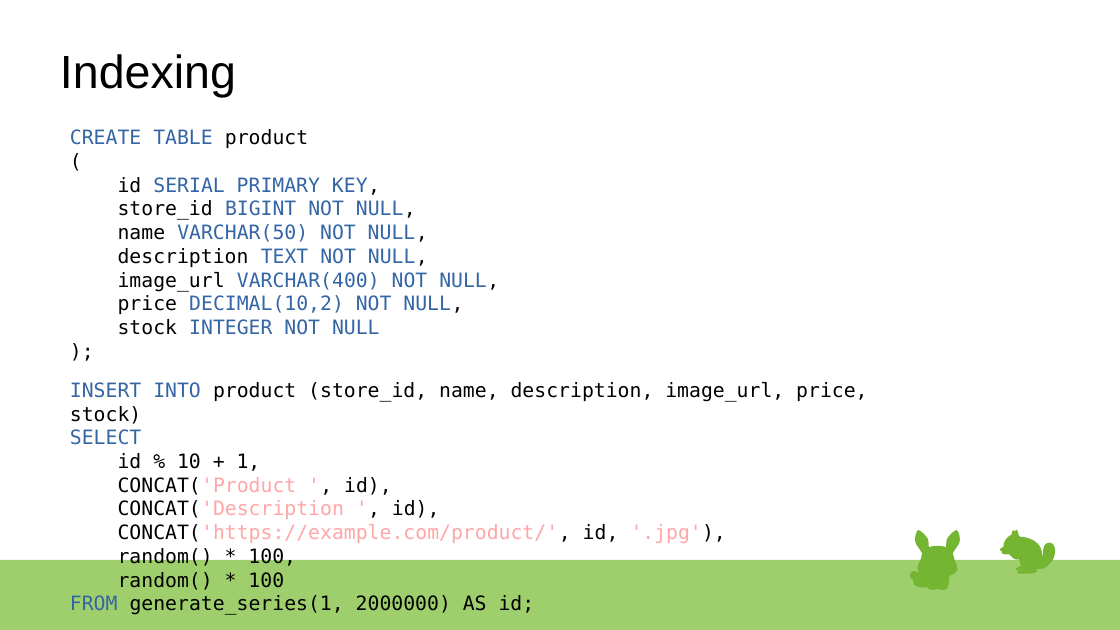
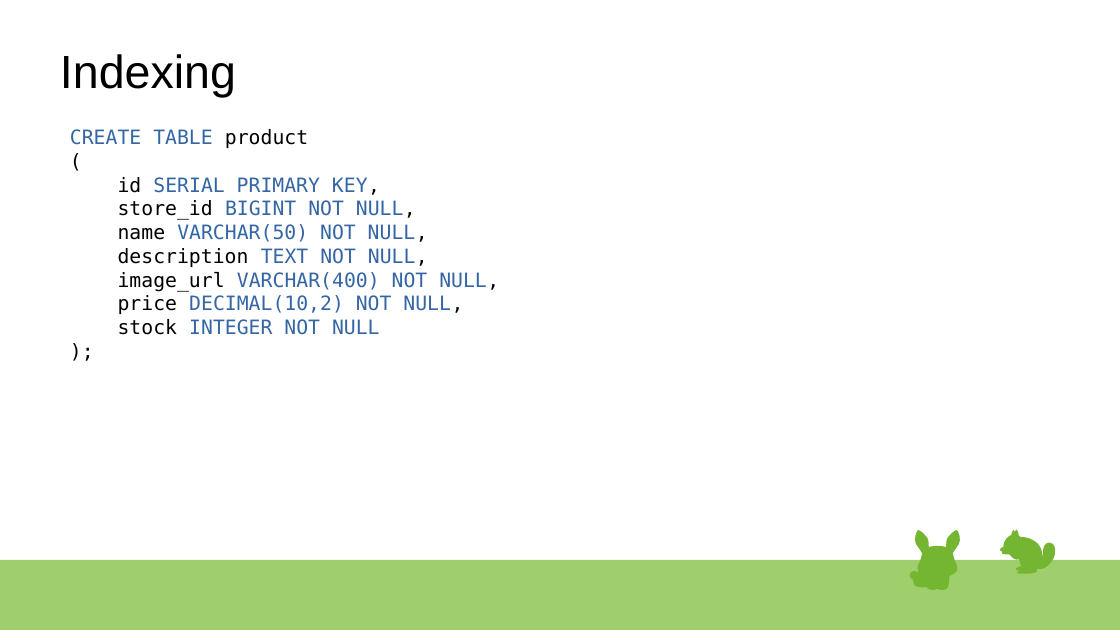
Before and after one commit to rsibanez89/postgres-indexing, a slide deck: slide 12 of Presentation.odp (slide 10 before the commit). Drawn at 1120x630 pixels with LibreOffice and Linux fonts; fonts in the diff are those of the drawing. Boxes give left, top, right and bottom in pixels: in the first picture for what was removed or moved away, otherwise in the second. Text is boxed around its words. In the diff, an @@ line names an element or a change of style, - is before the commit and + after.

```diff
--- a/Presentation.odp
+++ b/Presentation.odp
@@ text removed at bbox=[70, 382, 867, 615] @@
-INSERT INTO product (store_id, name, description, image_url, price, stock)
-SELECT
-id % 10 + 1,
-CONCAT('Product ', id),
-CONCAT('Description ', id),
-CONCAT('https://example.com/product/', id, '.jpg'),
-random() * 100,
-random() * 100
-FROM generate_series(1, 2000000) AS id;
```
Also in this commit, not shown: 12 other slides changed, 5 slides added.
